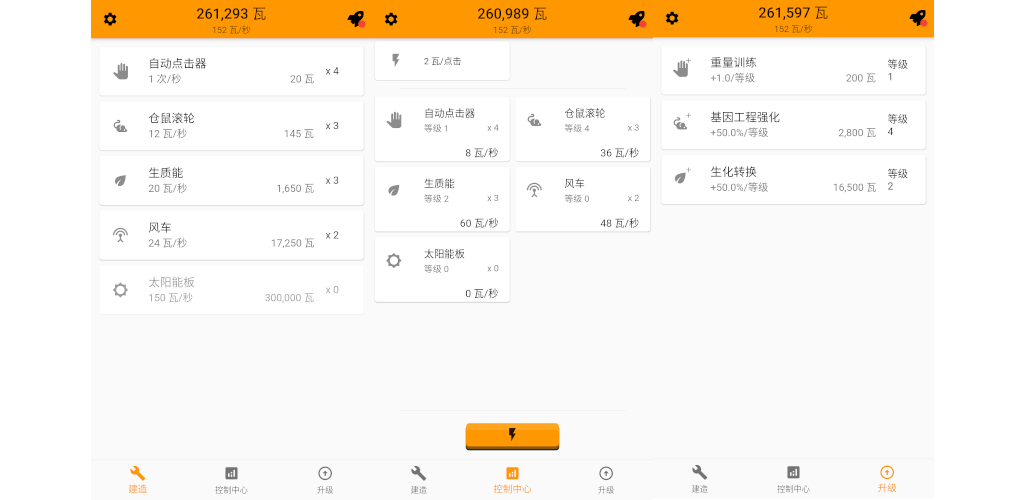
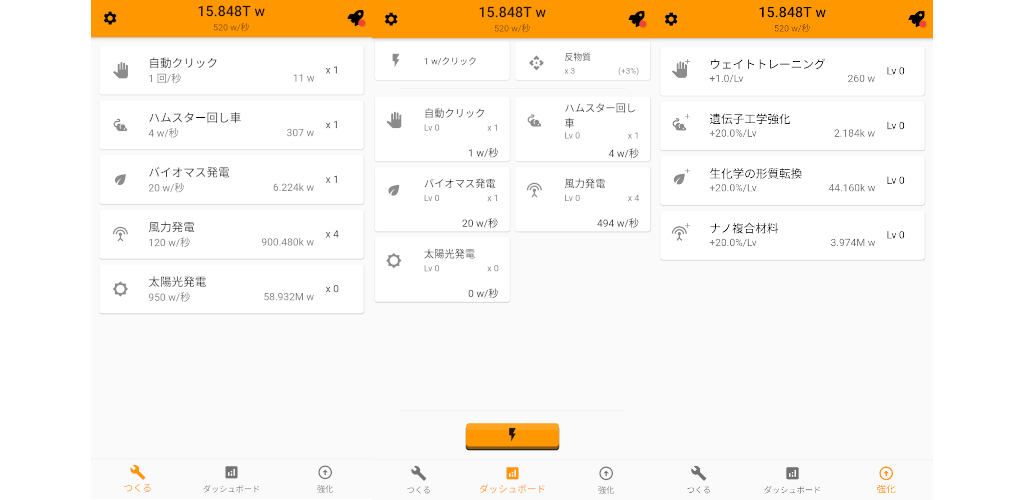
Layer changes from the first 1024 x 500 image to the second:
hid "screenshot-phone-hans-03.png" over [653, 0, 934, 499]
hid "screenshot-phone-hans-02.png" over [91, 5, 372, 500]
added layer "screenshot-phone-jp-03.png" above "screenshot-phone-jp-02.png" over [652, 6, 933, 500]
added layer "screenshot-phone-jp-02.png" above "screenshot-phone-jp-01.png" over [91, 5, 372, 494]
added layer "screenshot-phone-jp-01.png" above "screenshot-phone-hans-01.png" over [407, 6, 653, 494]
hid "screenshot-phone-hans-01.png" over [407, 6, 653, 494]
